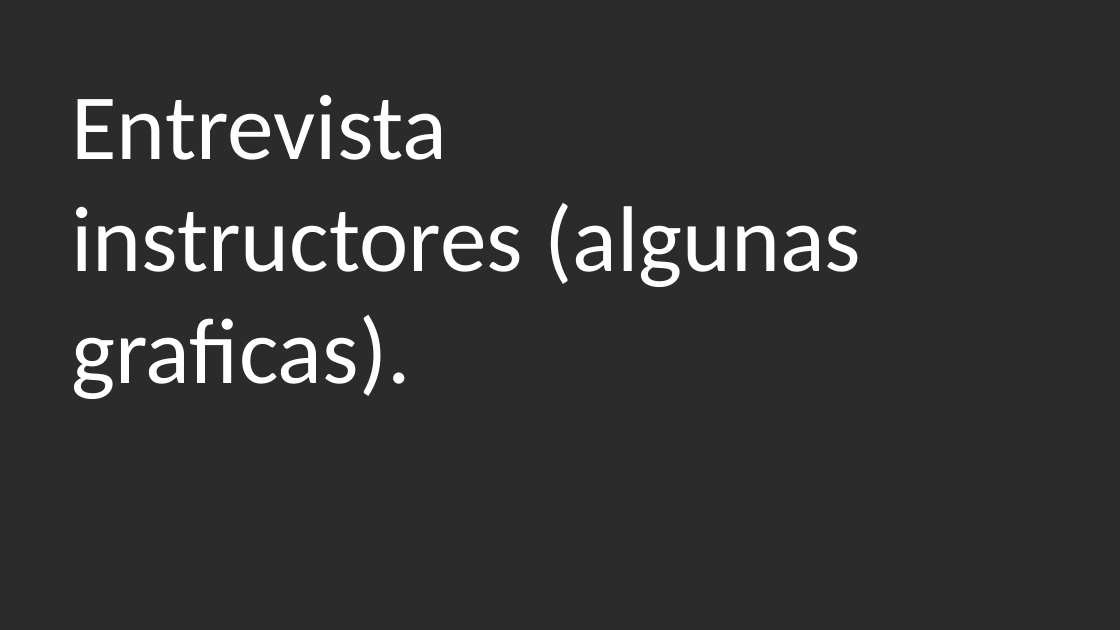
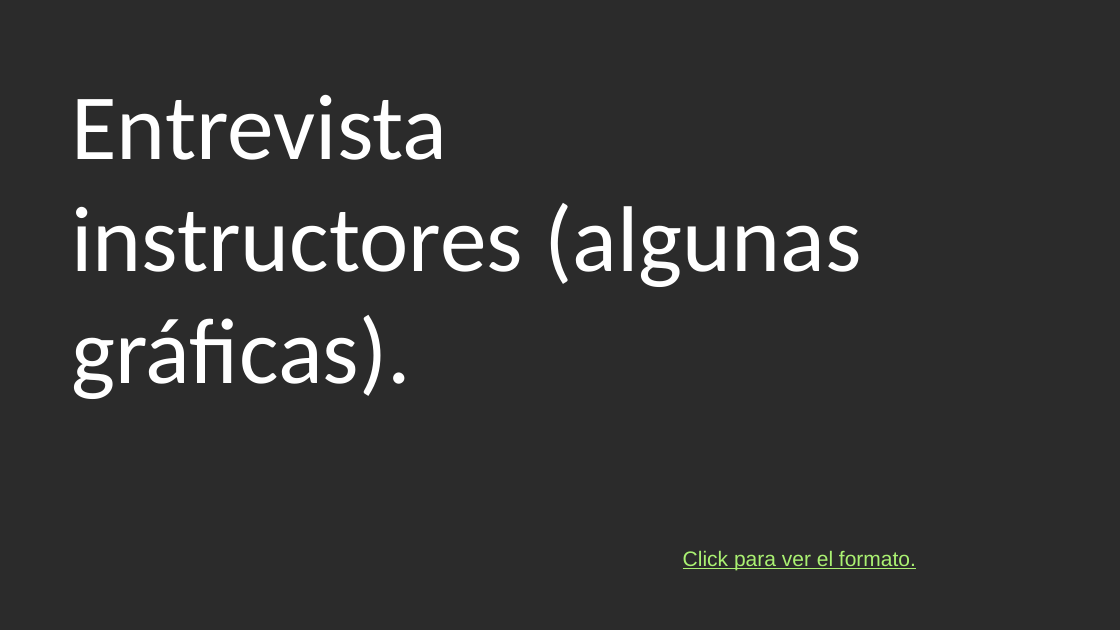
Before and after one commit to Qrlean/Proyecto, a slide deck: slide 14 of QR LEANpptx.pptx. Drawn at 1120x630 pixels with LibreOffice and Linux fonts; fonts in the diff are those of the drawing; background and template pictures are left out; a plain dark background stands for a picture behind light text. Boxes give left, top, right and bottom in pixels: in the first picture for what was removed or moved away, otherwise in the second. Text is boxed around its words. In the diff, an @@ line names an element or a change of style, - is before the commit and + after.

```diff
--- a/QR LEANpptx.pptx
+++ b/QR LEANpptx.pptx
@@ text at <box>71,95,861,399</box>: text changed @@
-Entrevista instructores (algunas graficas).
+Entrevista instructores (algunas gráficas).
@@ text added at <box>683,550,916,570</box>, 18 pt, text #AAF172, underline @@
+Click para ver el formato.
```
Also in this commit, not shown: 3 other slides changed, 1 other file.
